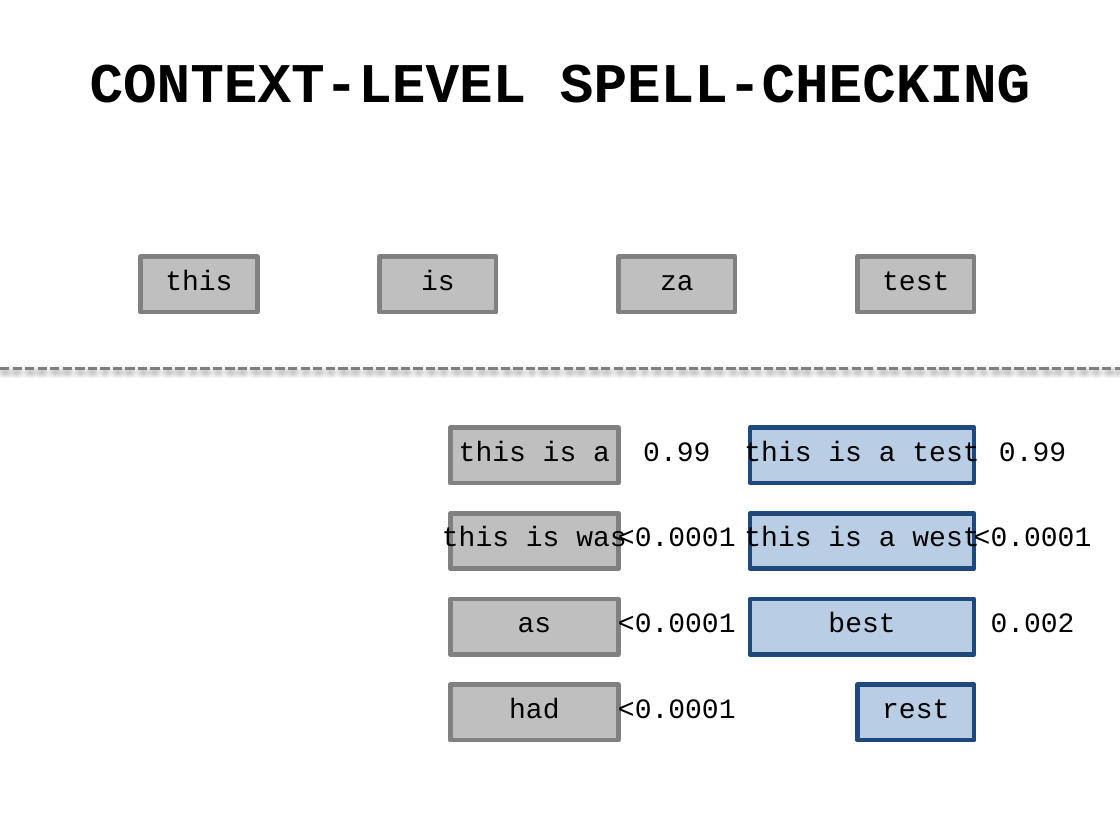
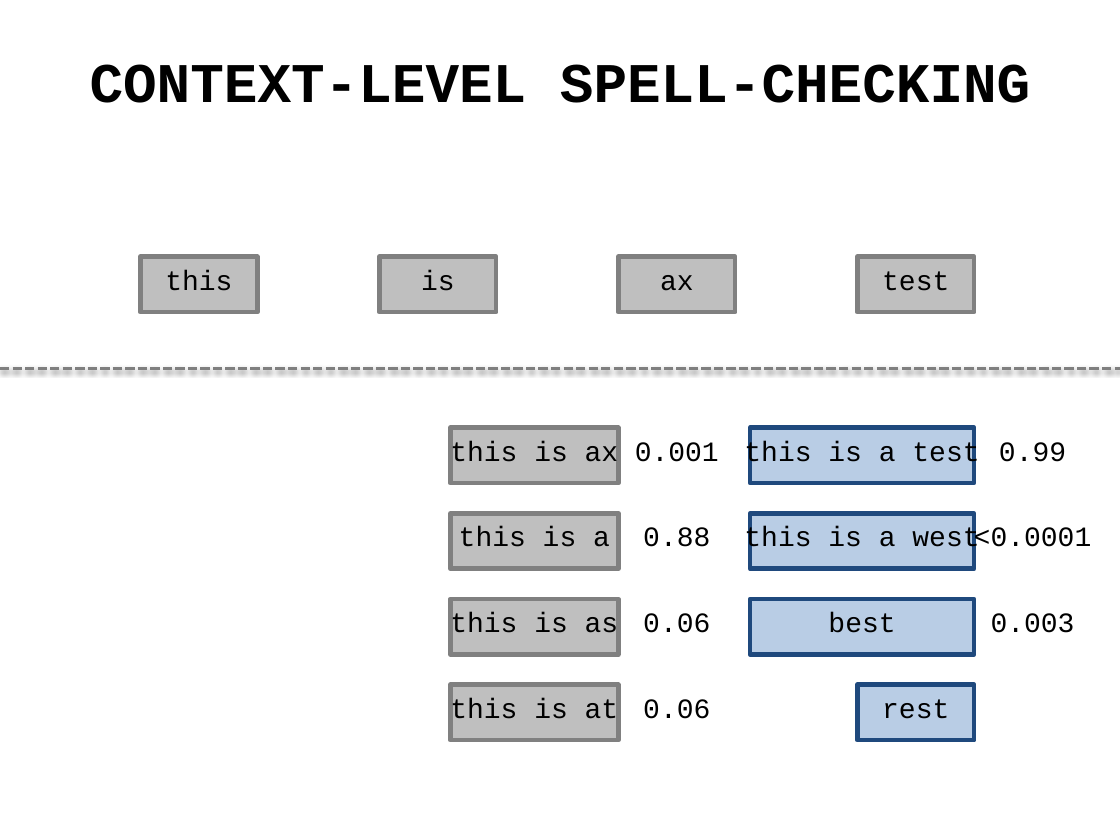
Before and after one commit to andy-wagner/spark-n-spell, a slide deck: slide 49 of gioia/screencast/screencast.pptx (slide 38 before the commit). Drawn at 1120x840 pixels with LibreOffice and Linux fonts; fonts in the diff are those of the drawing. Boxes give left, top, right and bottom in pixels: in the first picture for what was removed or moved away, otherwise in the second. Text is boxed around its words. In the diff, an @@ line names an element or a change of style, - is before the commit and + after.

```diff
--- a/gioia/screencast/screencast.pptx
+++ b/gioia/screencast/screencast.pptx
@@ text in rectangle at [660,275,694,291]: text changed @@
-za
+ax
@@ text in rectangle at [450,441,619,469]: text changed @@
-this is was
+this is ax
@@ rectangle "this is ax": place and size @@
-rectangle "this is ax" at [450,513,618,568]
+rectangle "this is ax" at [450,428,618,483]
@@ text at [635,442,719,462]: text changed @@
-0.99
+0.001
@@ rectangle "this is a": place and size @@
-rectangle "this is a" at [450,428,618,483]
+rectangle "this is a" at [450,513,618,568]
@@ text at [643,527,710,547]: text changed @@
-<0.0001
+0.88
@@ text in rectangle at [450,612,619,640]: text changed @@
-as
+this is as
@@ text at [643,613,710,633]: text changed @@
-<0.0001
+0.06
@@ text at [991,613,1075,633]: text changed @@
-0.002
+0.003
@@ text in rectangle at [450,698,619,726]: text changed @@
-had
+this is at
@@ text at [643,699,710,719]: text changed @@
-<0.0001
+0.06
```
Also in this commit, not shown: 39 other slides changed, 13 slides added, 2 slides removed, 11 other files.
